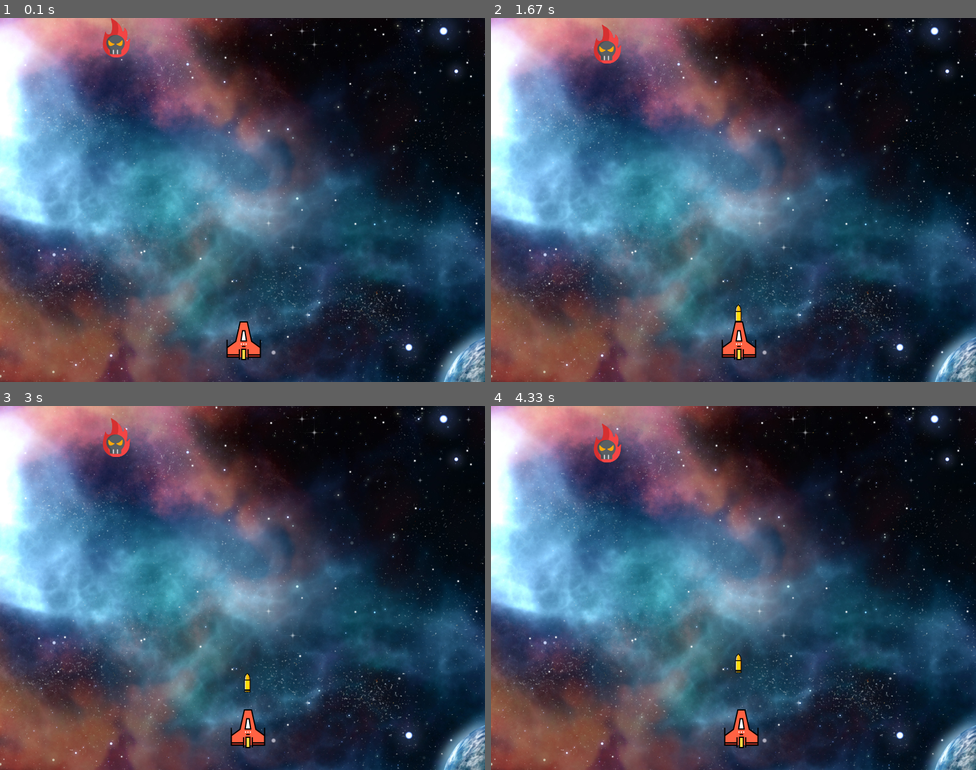
Above: before the commit, frames 1-4 (two rows, left to right).
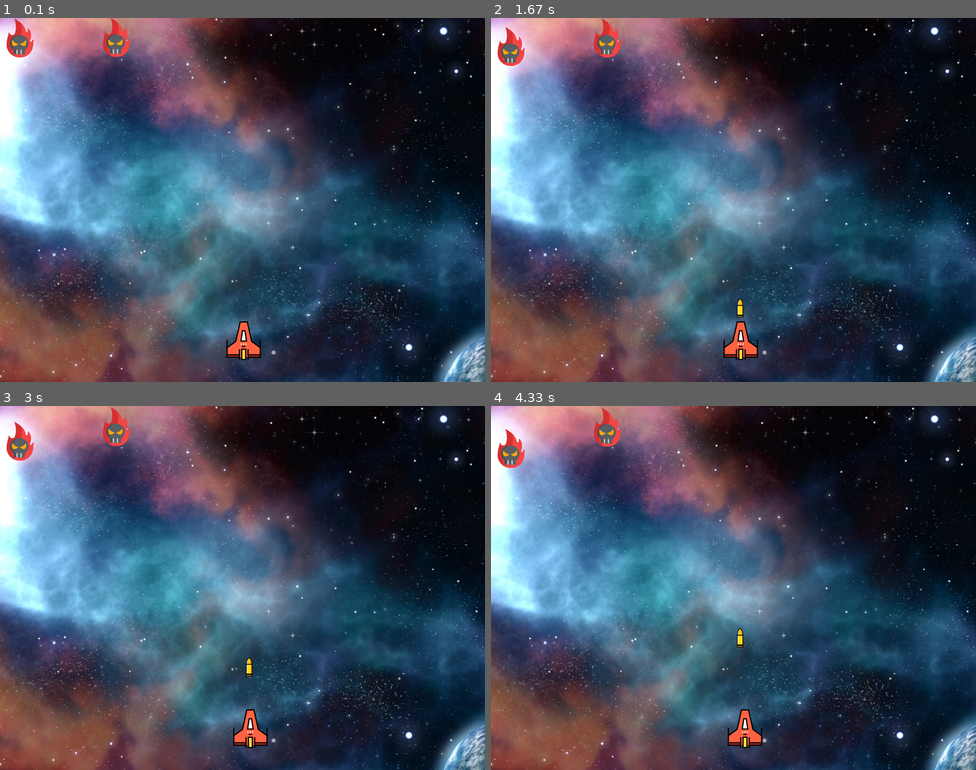
Above: after the commit, the same moments.

Repository: CHO1116/pygame
Game: pygame game, started from main.py
The game is run twice, just before and just after one commit, with the same random seed, the same clock (stepped at 60 frames per second) and the same inputs.
Inputs:
- Up to frame 1 (0.1 s): no input
- Up to frame 2 (1.67 s): hold Right 0.33-0.8 s; hold Right 0.83-1.3 s; tap Space at 0.9, 1.2, 1.4 s; hold Left from 1.33 s (still down)
- Up to frame 3 (3 s): tap Space at 1.7, 1.97, 2.27, 2.4, 2.7 s; release Left at 1.87 s; hold Left 1.9-2.3 s; hold Right 2.33-2.97 s
- Up to frame 4 (4.33 s): hold Left 3-3.47 s; tap Space at 3.07, 3.37, 3.57, 3.87, 4.07 s; hold Right 3.5-3.97 s; hold Right from 4 s (still down)

The runs differ from the first frame. In frame 1, 0.4% of the frame differs, in the area x 1-27%, y 0-11%; in frame 2, 1.1%; in frame 3, 1.3%; in frame 4, 1.5%, in the area x 1-56%, y 0-94%.

Commit message:
Excute Loop Infinity (need to modify)

Diff:
--- a/main.py
+++ b/main.py
@@ -2,8 +2,9 @@
 import pygame
 import math
 from random import *
+from tkinter import messagebox
 
-from pygame.constants import K_PRINTSCREEN
+from pygame.constants import QUIT
 
 # Initialize the pygame
 pygame.init()
@@ -28,11 +29,16 @@
 # Enemy
 # Alive - Enemy is on screen
 # Dead - Time to generate new enemy
-enemyImg = pygame.image.load('enemy.png')
-enemyX = randint(0, 736)
-enemyY = 0
-enemyY_move = random() * 0.25
-enemy_state = "dead"
+enemyImg = []
+enemyX = []
+enemyY = []
+enemyY_move = []
+num_of_enemies = 2
+for i in range(num_of_enemies):
+    enemyImg.append(pygame.image.load('enemy.png'))
+    enemyX.append(randint(0, 736))
+    enemyY.append(0)
+    enemyY_move.append(random() * 0.25)
 
 # Bullet
 # Ready - can't see bullet on the screen
@@ -41,25 +47,23 @@
 bulletX = 0
 bulletY = 480
 bulletX_move = 0
-bulletY_move = 0.4
+bulletY_move = 0.6
 bullet_state = "ready"
 score = 0
 
 def player(x, y):
     screen.blit(playerImg, (x, y))
 
-def enemy_appear(x, y):
-    global enemy_state
-    enemy_state = "alive"
-    screen.blit(enemyImg, (x, y))
+def enemy_appear(x, y, i):
+    screen.blit(enemyImg[i], (x, y))
 
 def bullet_fire(x, y):
     global bullet_state
     bullet_state = "fire"
     screen.blit(bulletImg, (x + 16, y + 10))
 
-def isCollision(enemyX, enemyY, bulletX, bulletY):
-    distance = math.sqrt((enemyX - bulletX) ** 2 + (enemyY-bulletY) ** 2)
+def isCollision(X1, Y1, X2, Y2):
+    distance = math.sqrt((X1 - X2) ** 2 + (Y1 - Y2) ** 2)
     if distance < 27:
         return True
     else:
@@ -82,9 +86,9 @@
         # if keystroke is pressed check whether its right or right
         if event.type == pygame.KEYDOWN:
             if event.key == pygame.K_LEFT:
-                playerX_move = -0.2
+                playerX_move = -0.3
             if event.key == pygame.K_RIGHT:
-                playerX_move = 0.2
+                playerX_move = 0.3
             if event.key == pygame.K_SPACE:
                 if bullet_state == "ready":
                     bulletX = playerX
@@ -101,14 +105,11 @@
         playerX = 736
 
     # Movement Range Setting About Enemy
-    if enemyY >= 500:
-        enemyX = randint(0, 736)
-        enemyY = 0
-        enemy_state = "dead"
-
-    if enemy_state == "alive":
-        enemy_appear(enemyX, enemyY)
-        enemyY += enemyY_move
+    for i in range(num_of_enemies):
+        enemyY[i] += enemyY_move[i]
+        if enemyY[i] >= 500:
+            enemyX[i] = randint(0, 736)
+            enemyY[i] = 0
 
     # Movement Range Setting About Bullet
     if bulletY <= 0:
@@ -119,16 +120,20 @@
         bullet_fire(bulletX, bulletY)
         bulletY -= bulletY_move
 
-    collision = isCollision(enemyX, enemyY, bulletX, bulletY)
-    if collision:
-        bulletY = 480
-        bullet_state = "ready"
-        score = str(int(score) + 100)
-        print(score)
-        enemyX = randint(0, 736)
-        enemyY = 0
-
+    for i in range(num_of_enemies):
+        collision = isCollision(enemyX[i], enemyY[i], bulletX, bulletY)
+        if collision:
+            bulletY = 480
+            bullet_state = "ready"
+            score = str(int(score) + 100)
+            print(score)
+            enemyX[i] = randint(0, 736)
+            enemyY[i] = 0
+        enemy_appear(enemyX[i], enemyY[i], i)
+    for i in range(num_of_enemies):
+        fin_collision = isCollision(enemyX[i], enemyY[i], playerX, playerY)
+        if fin_collision:
+            messagebox.showinfo("Game Over!", "Your Score is " + score)
 
     player(playerX, playerY)
-    enemy_appear(enemyX, enemyY)
     pygame.display.update()
